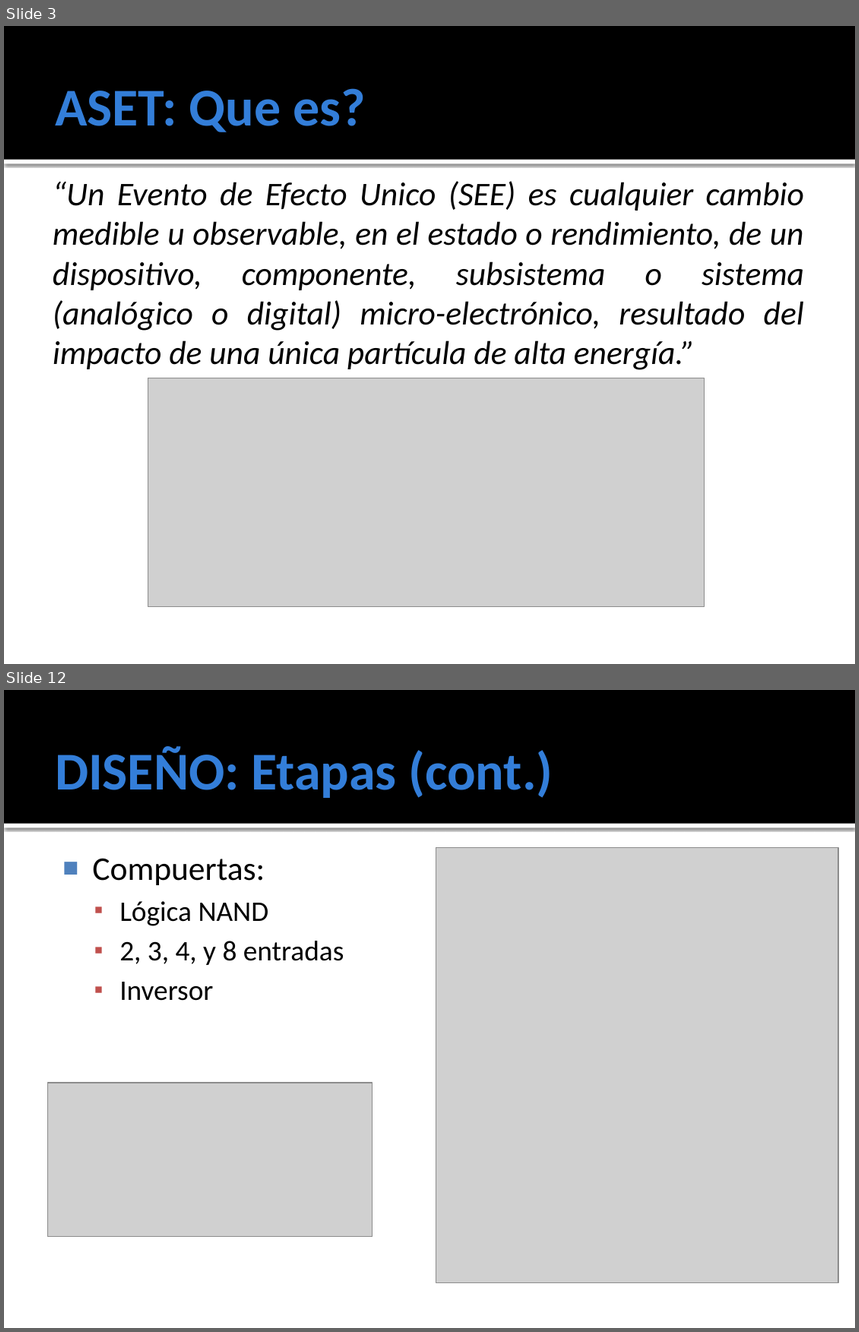
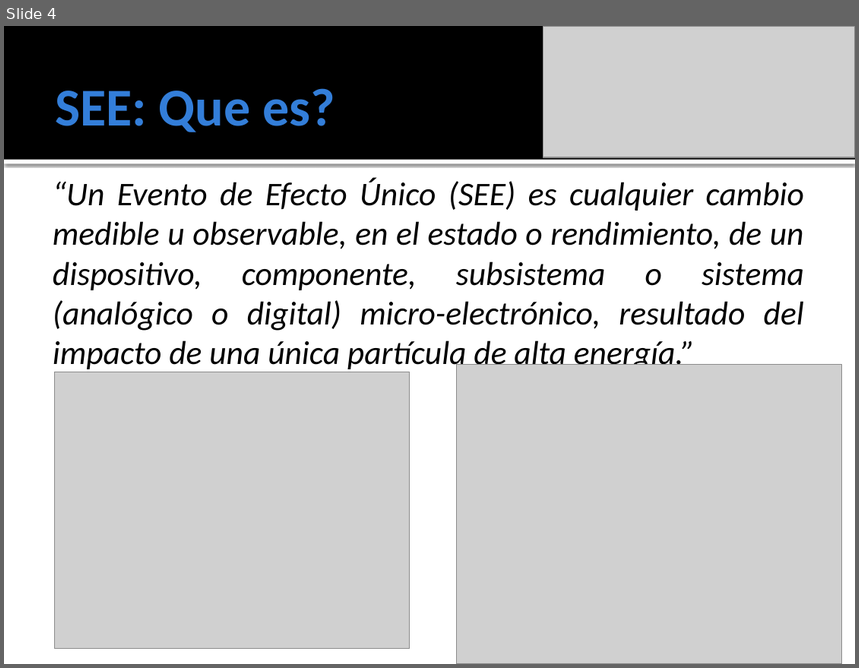
Before and after one commit to ginotkj/fiocs, a slide deck: Documentation/Documentacion/PRESENTACION.pptx. Shown one above the other, each under a label of ours: slides 3 and 12 before the commit, slide 4 after it; the slides between them are not shown. The pictures are 859x1332 and 859x668 pixels, drawn with LibreOffice and Linux fonts; fonts in the diff are those of the drawing; grey boxes stand for pictures. Boxes give left, top, right and bottom in pixels: in the first picture for what was removed or moved away, otherwise in the second. Text is boxed around its words. In the diff, an @@ line names an element or a change of style, - is before the commit and + after.

```diff
--- a/Documentation/Documentacion/PRESENTACION.pptx
+++ b/Documentation/Documentacion/PRESENTACION.pptx
@@ slide 12 removed at [4, 690, 855, 1328], background #FFFFFF; not listed: 2 template elements that a slide beside it also shows @@
@@ title removed at [55, 746, 553, 798] @@
-DISEÑO: Etapas (cont.)
@@ picture removed at [436, 847, 839, 1284] @@
@@ text removed at [92, 858, 344, 1001] @@
-■ Compuertas:
-  ▪ Lógica NAND
-  ▪ 2, 3, 4, y 8 entradas
-  ▪ Inversor
@@ picture removed at [47, 1083, 372, 1237] @@
@@ what was slide 3 is now slide 4 @@
@@ slide 4 changed as well @@
@@ picture added at [544, 26, 855, 158] @@
@@ title at [55, 88, 335, 132]: text changed @@
-ASET: Que es?
+SEE: Que es?
@@ text at [53, 178, 804, 373]: text changed @@
-“Un Evento de Efecto Unico (SEE) es cualquier cambio medible u observable, en el estado o rendimiento, de un dispositivo, componente, subsistema o sistema (analógico o digital) micro-electrónico, resultado del impacto de una única partícula de alta energía.”
+“Un Evento de Efecto Único (SEE) es cualquier cambio medible u observable, en el estado o rendimiento, de un dispositivo, componente, subsistema o sistema (analógico o digital) micro-electrónico, resultado del impacto de una única partícula de alta energía.”
@@ picture added at [456, 365, 842, 664] @@
@@ picture added at [54, 372, 409, 648] @@
@@ picture removed at [148, 379, 705, 607] @@
```
Also in this commit, not shown: 4 other slides changed, 10 slides added, 9 other slides removed.
